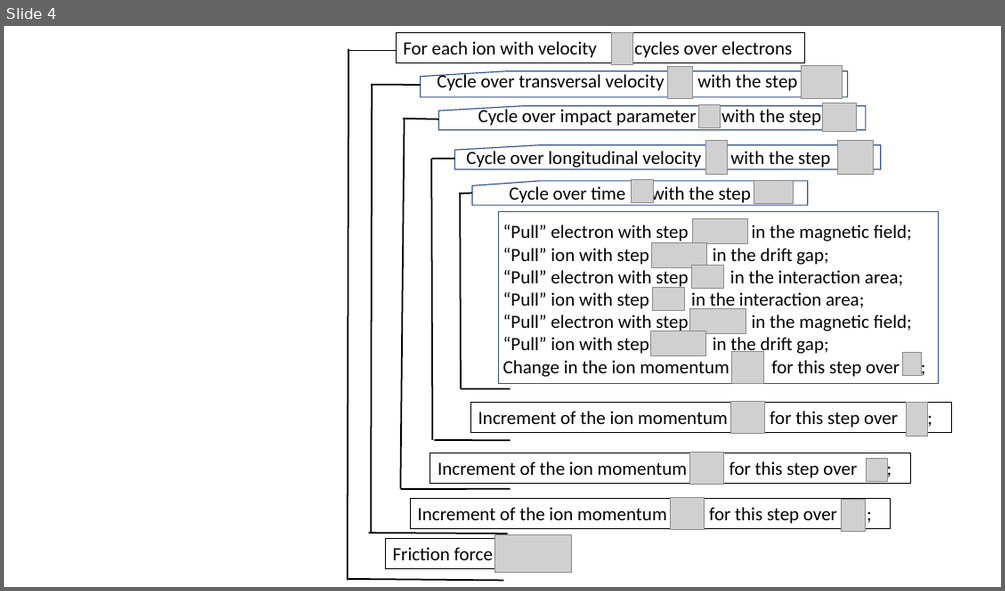
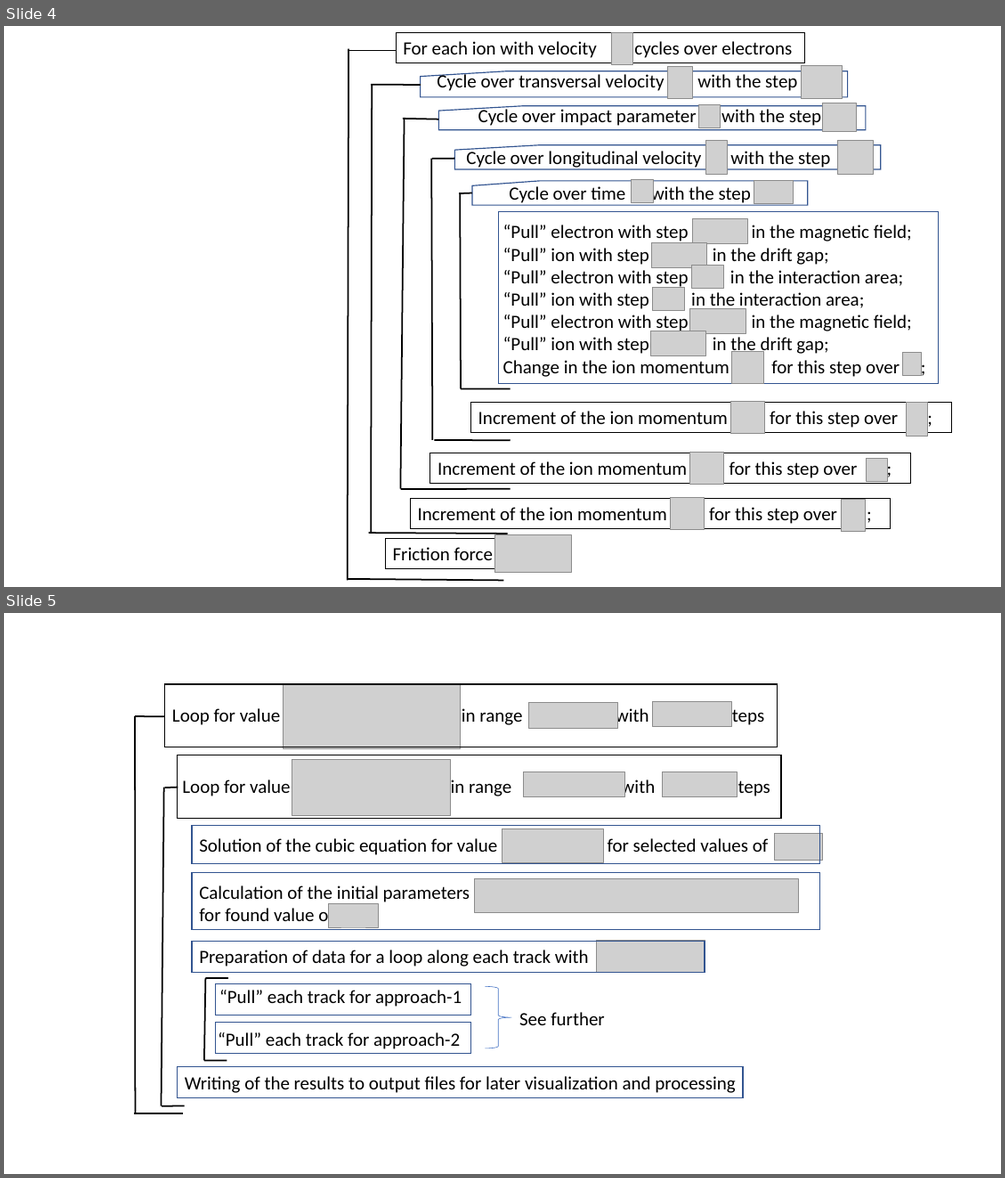
Before and after one commit to radiasoft/rsdynfric, a slide deck: docs/eidelyur/docs/magnetizedElectronFigures.pptx. Shown one above the other, each under a label of ours: slide 4 before the commit, slides 4 and 5 after it. The pictures are 1005x591 and 1005x1178 pixels, drawn with LibreOffice and Linux fonts; fonts in the diff are those of the drawing; grey boxes stand for pictures. Boxes give left, top, right and bottom in pixels: in the first picture for what was removed or moved away, otherwise in the second. Text is boxed around its words. In the diff, an @@ line names an element or a change of style, - is before the commit and + after.

```diff
--- a/docs/eidelyur/docs/magnetizedElectronFigures.pptx
+++ b/docs/eidelyur/docs/magnetizedElectronFigures.pptx
@@ slide 5 added at (4,613,1001,1174), background #FFFFFF @@
@@ group added at (134,684,823,1113): 11 pictures, 9 texts, 9 lines, 8 rectangles, 1 right brace @@
+Loop for value in range with steps
+Solution of the cubic equation for value for selected values of
+Loop for value in range with steps
+Calculation of the initial parameters
+for found value of
+Preparation of data for a loop along each track with
+“Pull” each track for approach-1
+“Pull” each track for approach-2
+Writing of the results to output files for later visualization and processing
+See further
```
Also in this commit, not shown: 1 other slide added, 14 other files.
